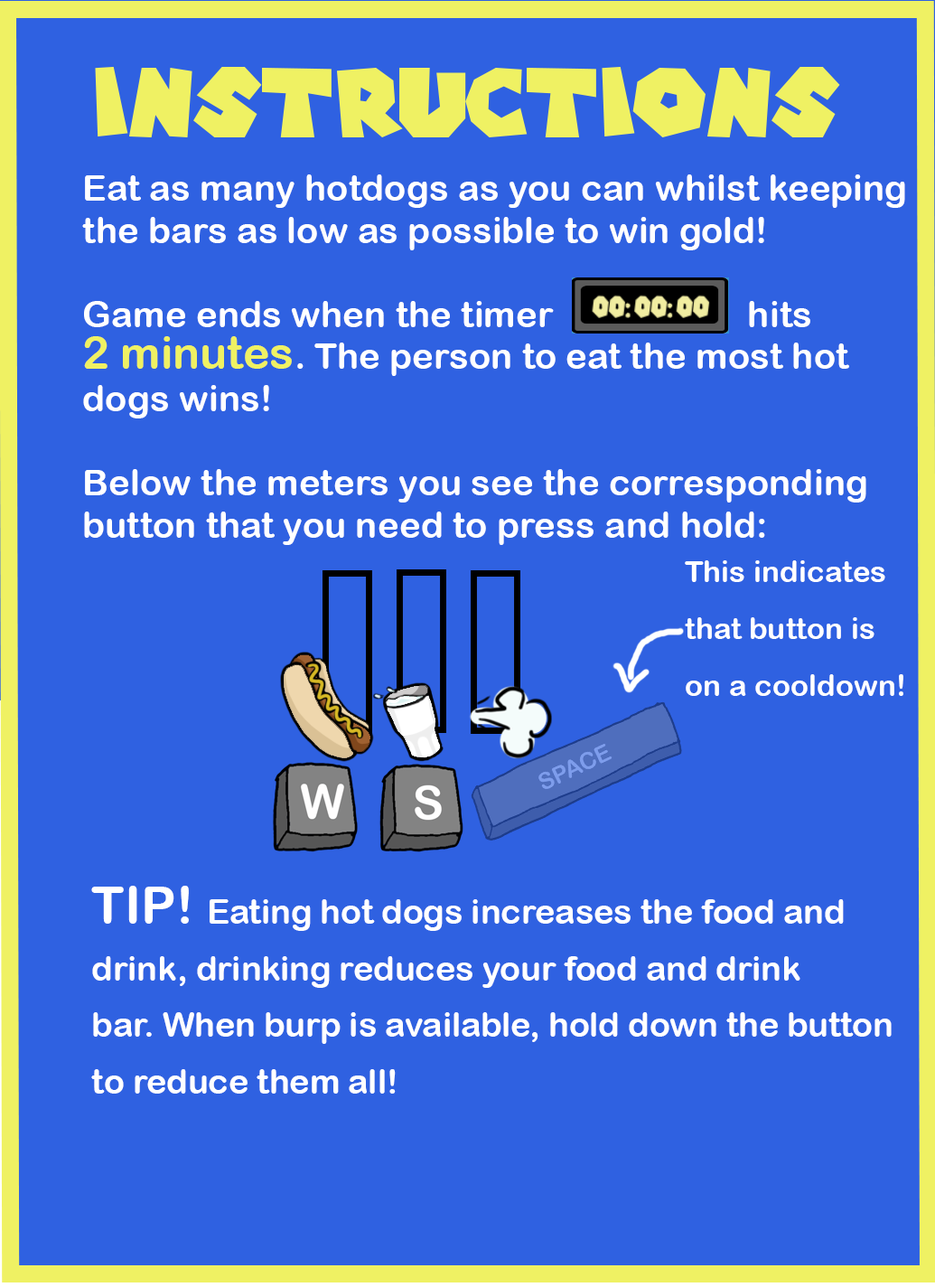
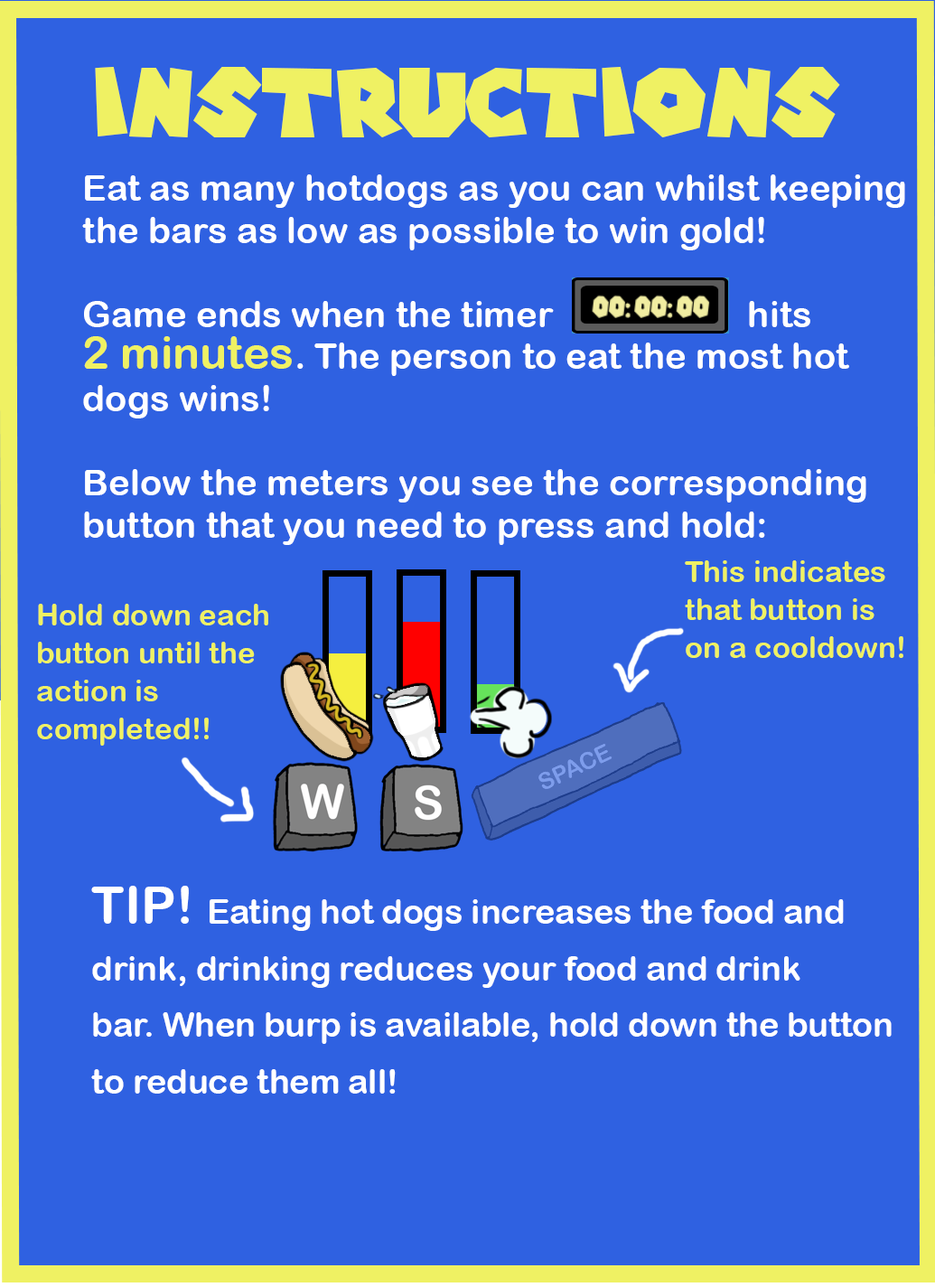
Layers edited between the first and the second (935, 1287) image:
painted on "Layer 11" over <box>180,756,255,824</box>
added layer "Hold down each button until the action is completed!!" above "This indicates that button is on a cooldown!" over <box>37,603,269,746</box>
painted on "This indicates that button is on a cooldown!" over <box>684,560,904,696</box>
added layer "Layer 12" above "Layer 10" over <box>328,621,516,728</box>
